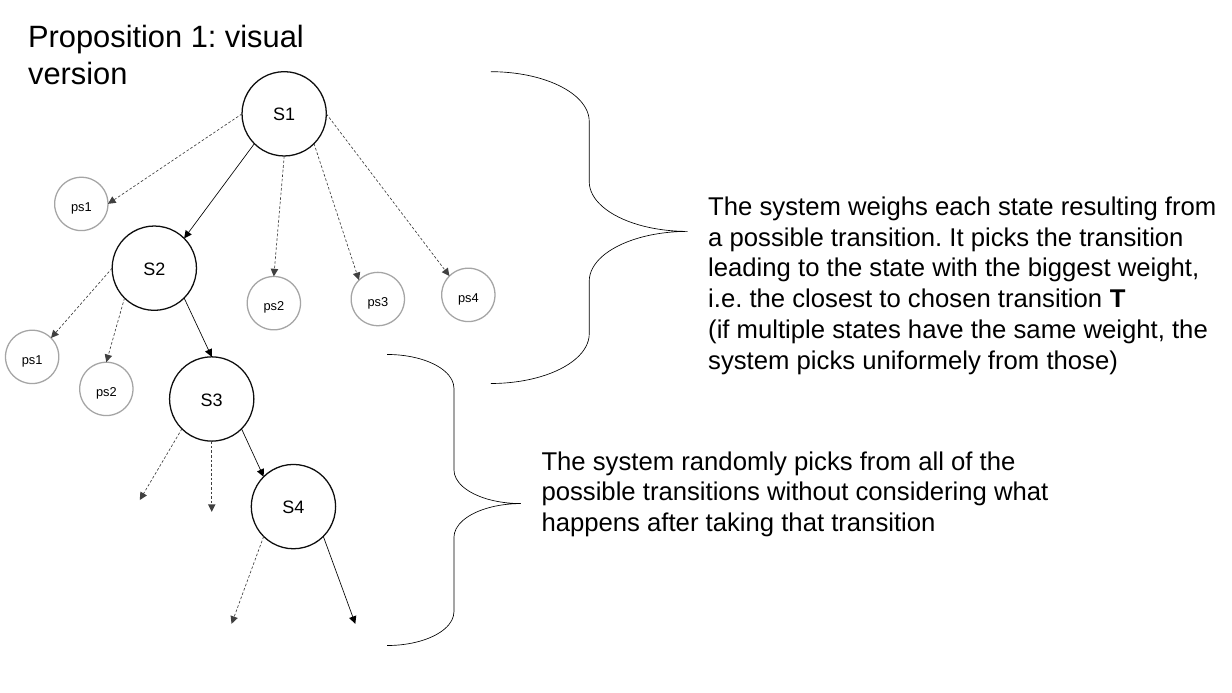
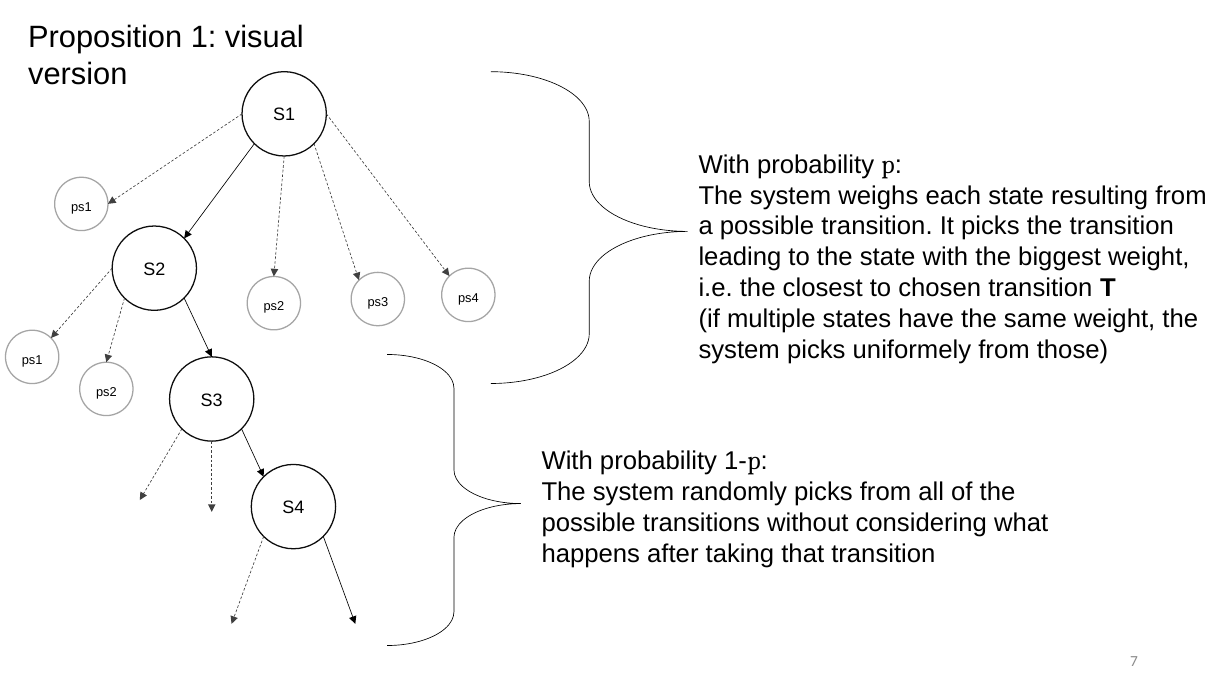
Before and after one commit to cubicle-model-checker/cubicle, a slide deck: slide 7 of mcmc_method.pptx. Drawn at 1232x693 pixels with LibreOffice and Linux fonts; fonts in the diff are those of the drawing. Boxes give left, top, right and bottom in pixels: in the first picture for what was removed or moved away, otherwise in the second. Text is boxed around its words. In the diff, an @@ line names an element or a change of style, - is before the commit and + after.

```diff
--- a/mcmc_method.pptx
+++ b/mcmc_method.pptx
@@ text "With probability p:" moved from (x1=708, y1=196, x2=1216, y2=375) to (x1=699, y1=154, x2=1206, y2=364) @@
@@ text at (x1=699, y1=154, x2=902, y2=179): paragraph added @@
+With probability p:
@@ text at (x1=542, y1=450, x2=768, y2=475): paragraph added @@
+With probability 1-p:
@@ page number added at (x1=1130, y1=656, x2=1138, y2=666), 12 pt, text #8C8C8C @@
+7
```
Also in this commit, not shown: 23 other slides changed, 6 slides added.
